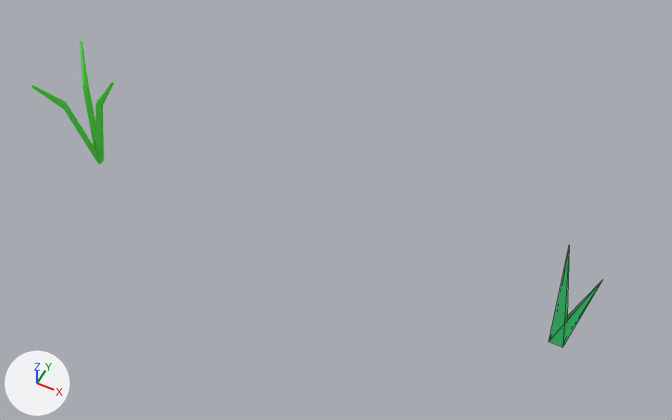
One commit to the Blender file src/main/resources-raw/grass1.blend: the scene before it, then after it.
Before and after are seen from a 50 mm lens placed at (2.26, -4.08, 5.59), pointed at (0.23, 0.0, 0.5). Every picture has the same lights, and +X, +Y and +Z are marked at lower left. Mesh edges are drawn as thin lines on the coarser meshes.
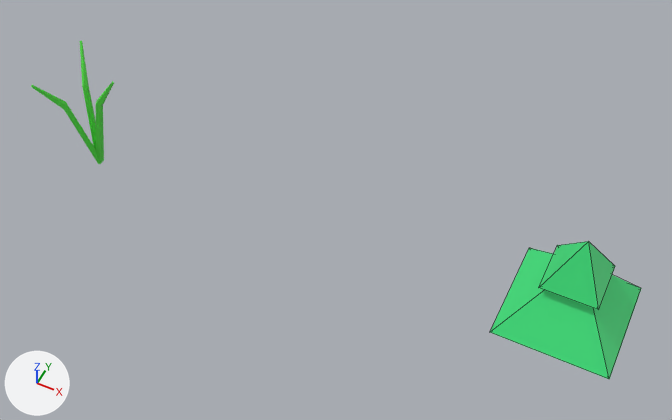
What differs and where, as boxes [x1, y1, x2, y2] in the pictures (672 x 420 px):
'Cube.001', reshaped (181% wider, 39% taller): before [549, 248, 602, 347]; after [490, 241, 641, 379]

Edits to the bpy script that builds the scene:
```text
Change me_grass2:
    used by ob_cube_001; location = (2.0, 0.0, 0.0); scale = (0.5, 0.5, 0.5)
    remove me_grass2.from_pydata(...)  # 10 vertices, 10 faces; spans x -0.22..0.31, y -0.1..0.1, z 0.0..2.0
    add me_grass2.from_pydata(...)  # 21 vertices, 21 faces; spans x -0.82..0.82, y -0.82..0.82, z 0.0..2.18
    me_grass2 part 1
    6 vertices are removed from x -0.22..0.31, y -0.1..0.1, z 0.0..2.0
    10 faces are deleted
    17 vertices are added at x -0.82..0.82, y -0.82..0.82, z 0.71..2.18
    21 new faces join them
```
